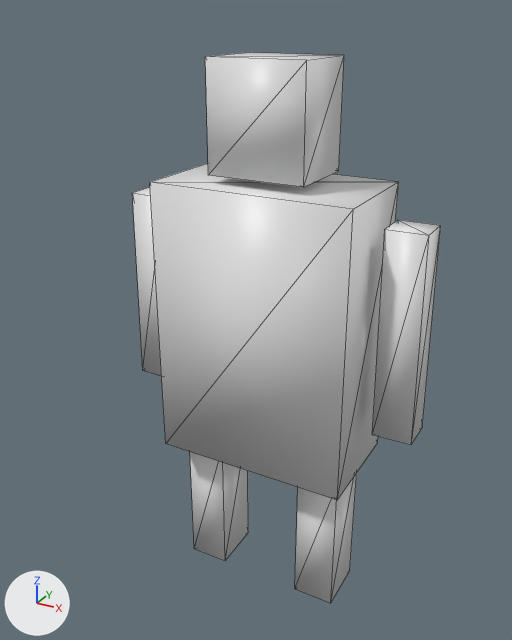
An edit to the glTF model 授業内容/L07_NormalMap/Asset/Data/LessonData/Character/Robot/Robot.gltf, drawn before and after from the same camera.
Rendered twice from a camera (50 mm lens) standing at (0.864, -1.673, 1.714) and looking at (-0.053, -0.006, 0.88). Arrows for +X, +Y and +Z are at lower left; the lights stay in place. The first picture is the older version. Mesh edges are drawn as thin lines.

The scene before the commit, as lines of its bpy script (objects in view):
```python
ob_arm_l = bpy.data.objects.new('Arm.L', me_cube_003)
ob_arm_l.location = (-0.386, 0.0, 1.22)
ob_arm_l.rotation_euler = (0.0, 0.0142, 0.0)  # degrees (0, 0.8, 0)
ob_arm_r = bpy.data.objects.new('Arm.R', me_cube_006)
ob_arm_r.location = (0.386, 0.0, 1.22)
ob_arm_r.rotation_euler = (0.0, -0.0147, 0.0)  # degrees (0, -0.8, 0)
ob_body = bpy.data.objects.new('Body', me_cube)
ob_body.location = (0.0, 0.0, 0.88)
ob_head = bpy.data.objects.new('Head', me_cube_005)
ob_head.location = (0.0, 0.0, 1.46)
ob_head.rotation_euler = (0.0, 0.0, -0.00703)  # degrees (0, 0, -0.4)
ob_leg_l = bpy.data.objects.new('Leg.L', me_cube_001)
ob_leg_l.location = (-0.194, 0.0, 0.455)
ob_leg_r = bpy.data.objects.new('Leg.R', me_cube_002)
ob_leg_r.location = (0.194, 0.0, 0.455)
```
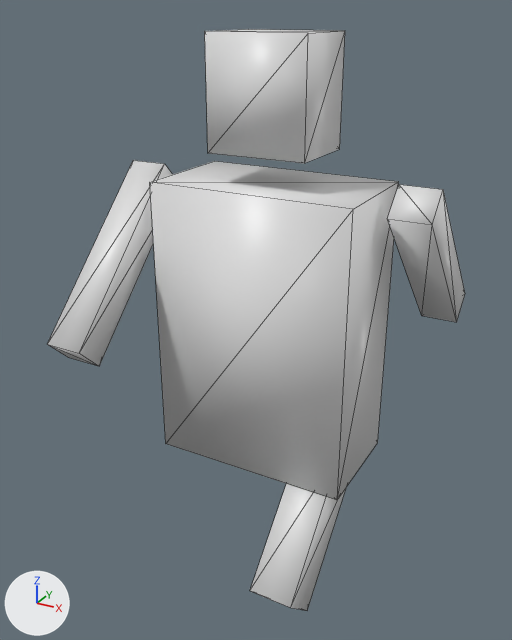
Pixel boxes [x1, y1, x2, y2] of what changed, in the pictures (512 x 640 px):
'Head', moved: before [205, 52, 344, 187]; after [205, 29, 345, 163]
'Arm.R', moved, turned: before [372, 220, 441, 445]; after [387, 185, 465, 322]
'Arm.L', moved, turned: before [132, 187, 161, 375]; after [47, 160, 173, 366]
'Leg.R', moved, turned: before [295, 473, 357, 603]; after [250, 484, 346, 611]
'Leg.L', moved, turned (not visible afterwards): before [190, 452, 248, 561]

The change in detail:
Object 'Leg.L' (ob_leg_l) moves from (-0.194, 0.0, 0.455) to (-0.194, 0.0, 0.512).
Object 'Leg.L' (ob_leg_l) turns from (0, 0, 0) to (45, 0, 0) degrees about x, y and z.
Object 'Leg.R' (ob_leg_r) moves from (0.194, 0.0, 0.455) to (0.194, 0.0, 0.512).
Object 'Leg.R' (ob_leg_r) turns from (0, 0, 0) to (-45, 0, 0) degrees about x, y and z.
Object 'Arm.L' (ob_arm_l) moves from (-0.386, 0.0, 1.22) to (-0.386, 0.0, 1.278).
Object 'Arm.L' (ob_arm_l) turns from (0, 0.8, 0) to (-45, 0, 0) degrees about x, y and z.
Object 'Head' (ob_head) moves from (0.0, 0.0, 1.46) to (0.0, 0.0, 1.518).
Object 'Arm.R' (ob_arm_r) moves from (0.386, 0.0, 1.22) to (0.386, 0.0, 1.278).
Object 'Arm.R' (ob_arm_r) turns from (0, -0.8, 0) to (45, 0, 0) degrees about x, y and z.
